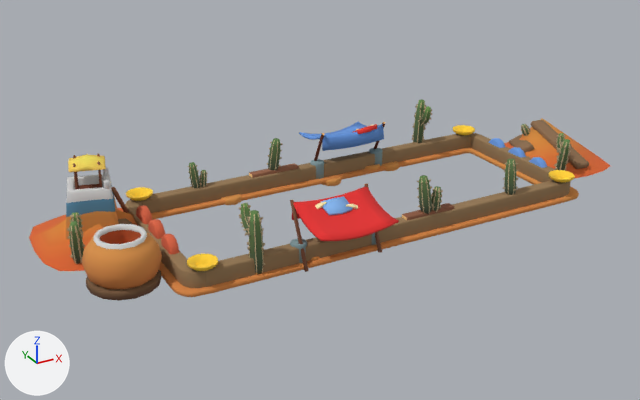
Before and after pictures for a commit that changed the FBX model Assets/Game/Art/3D Model/Arena/Arena6.fbx.
One viewpoint serves both versions: a 50 mm camera at (-34.9, -59.3, 31.0) aimed at (-1.9, 0.8, 1.0). Every picture has the same lights, and +X, +Y and +Z are marked at lower left. The older version comes first. Where no turn or scale is listed for an object, it has been applied to the vertices.

Before the edit, the objects in view are built like this:
```python
me_circle_096 = bpy.data.meshes.new('Circle.096')
me_circle_096.from_pydata(...)  # 56 vertices, 108 faces; spans x -2.59..2.58, y -2.64..2.64, z -0.71..0.04
me_circle_096.materials.append(mat_colopallete_019)  # picture img_256_jpg_001
me_plane_070 = bpy.data.meshes.new('Plane.070')
me_plane_070.from_pydata(...)  # 182 vertices, 348 faces; spans x -3.23..3.23, y -3.6..1.22, z -0.71..1.12
me_plane_070.materials.append(mat_colopallete)  # picture img_256_jpg
me_plane_073 = bpy.data.meshes.new('Plane.073')
me_plane_073.from_pydata(...)  # 25 vertices, 32 faces; spans x -4.61..4.61, y -5.22..5.22, z 0.0..3.31
me_plane_073.materials.append(mat_colopallete)  # picture img_256_jpg
me_sphere_002 = bpy.data.meshes.new('Sphere.002')
me_sphere_002.from_pydata(...)  # 145 vertices, 286 faces; spans x -2.71..2.72, y -2.72..2.72, z -1.68..2.15
me_sphere_002.materials.append(mat_colopallete_019)  # picture img_256_jpg_001
ob_circle_086 = bpy.data.objects.new('Circle.086', me_circle_096)
ob_circle_086.location = (-20.25, -3.5, 0.63)
ob_plane_002 = bpy.data.objects.new('Plane.002', me_plane_070)
ob_plane_002.location = (-4.71, -6.83, 3.53)
ob_plane_069 = bpy.data.objects.new('Plane.069', me_plane_073)
ob_plane_069.location = (-20.23, 4.44, 0.14)
ob_sphere_002 = bpy.data.objects.new('Sphere.002', me_sphere_002)
ob_sphere_002.location = (-20.23, -3.5, 1.69)
# also in view: 'Cylinder.033' at (-11.4, -6.4, 2.7); 'Cylinder.030' at (-22.4, 0.6, 2.1); 'Circle.009' at (-16.4, 0.0, 0.1); 'Circle.081' at (18.5, 0.0, 0.8); 'Circle.084' at (1.1, -6.6, 0.1)
```
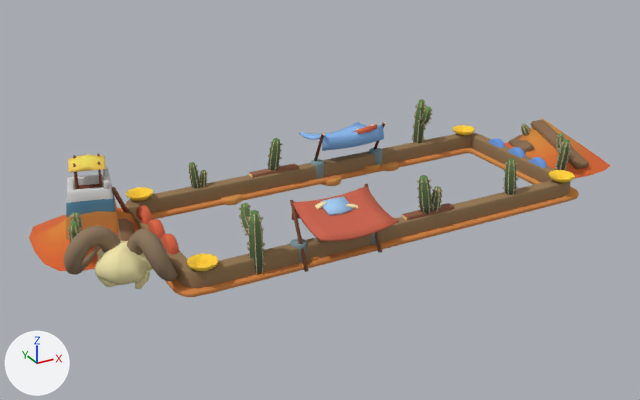
What changed in the scene script:
```text
Change me_plane_070:
    where me_plane_070.from_pydata(...)  # 182 vertices, 348 faces; spans x -3.23..3.23, y -3.6..1.22, z -0.71..1.12
    used by ob_plane_002; location = (-4.71, -6.83, 3.53)
    me_plane_070 part 1: texture (UV) coordinates of 308 of 348 faces, centred in x -3.22..3.22, y -3.58..1.2, z -0.64..1.01, changed; they spanned u 0.55..0.73, v 0.34..0.35 and now span u 0.73..0.96, v 0.36..0.58
Add me_cube_144:
    me_cube_144.from_pydata(...)  # 586 vertices, 1146 faces; spans x -3.8..3.92, y -3.34..4.05, z -0.45..4.42
    me_cube_144.materials.append(mat_colopallete)  # picture img_256_jpg
Remove ob_sphere_002:
    ob_sphere_002 = bpy.data.objects.new('Sphere.002', me_sphere_002)
    ob_sphere_002.location = (-20.23, -3.5, 1.69)
Remove ob_circle_086:
    ob_circle_086 = bpy.data.objects.new('Circle.086', me_circle_096)
    ob_circle_086.location = (-20.25, -3.5, 0.63)
Add ob_cube_153:
    ob_cube_153 = bpy.data.objects.new('Cube.153', me_cube_144)
    ob_cube_153.location = (-20.25, -3.76, 0.08)
```

Pixel boxes [x1, y1, x2, y2] of what changed, in the pictures (640 x 400 px):
'Cube.153', added (brown)
    after: [63, 226, 178, 289]
'Sphere.002', deleted (orange)
    before: [82, 224, 162, 289]
'Circle.086', deleted (brown)
    before: [86, 270, 161, 301]
part 1 of me_plane_070, surface changed
    both: [293, 186, 399, 241]
